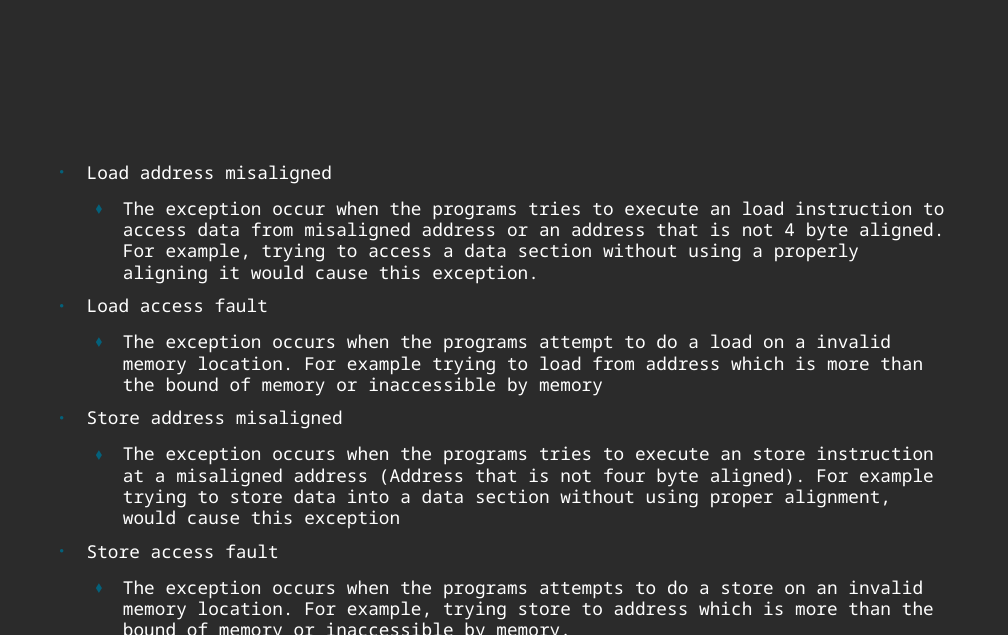
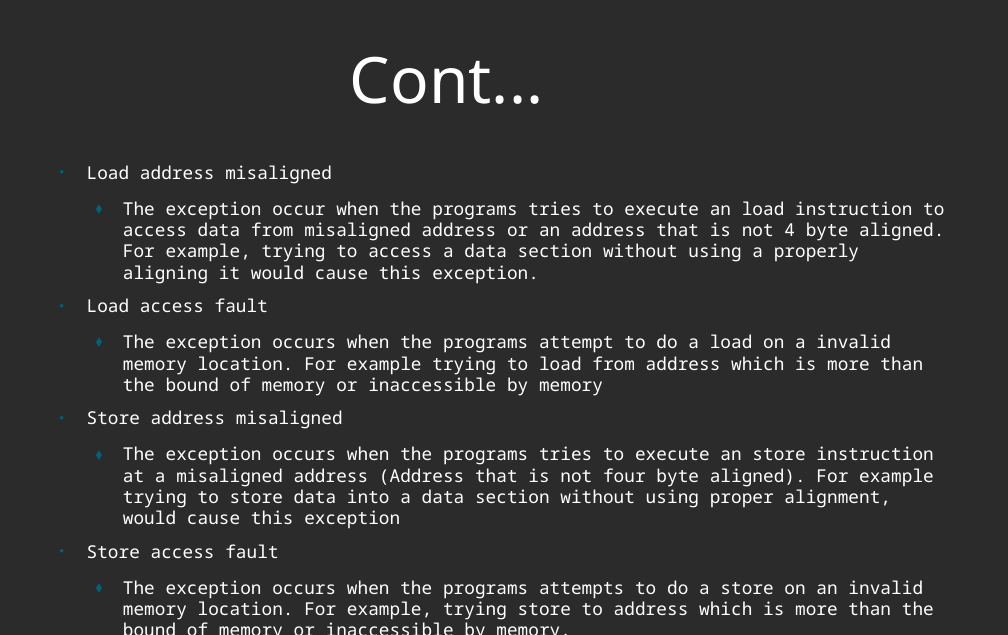
Before and after one commit to murthuja1708/desd_class, a slide deck: slide 27 of RISCV.odp (slide 25 before the commit). Drawn at 1008x635 pixels with LibreOffice and Linux fonts; fonts in the diff are those of the drawing; background and template pictures are left out; a plain dark background stands for a picture behind light text. Boxes give left, top, right and bottom in pixels: in the first picture for what was removed or moved away, otherwise in the second. Text is boxed around its words. In the diff, an @@ line names an element or a change of style, - is before the commit and + after.

```diff
--- a/RISCV.odp
+++ b/RISCV.odp
@@ title added at [350,56,543,104], 60 pt, text #FFFFFF @@
+Cont...
```
Also in this commit, not shown: 1 other slide changed, 4 slides added, 2 slides removed.
